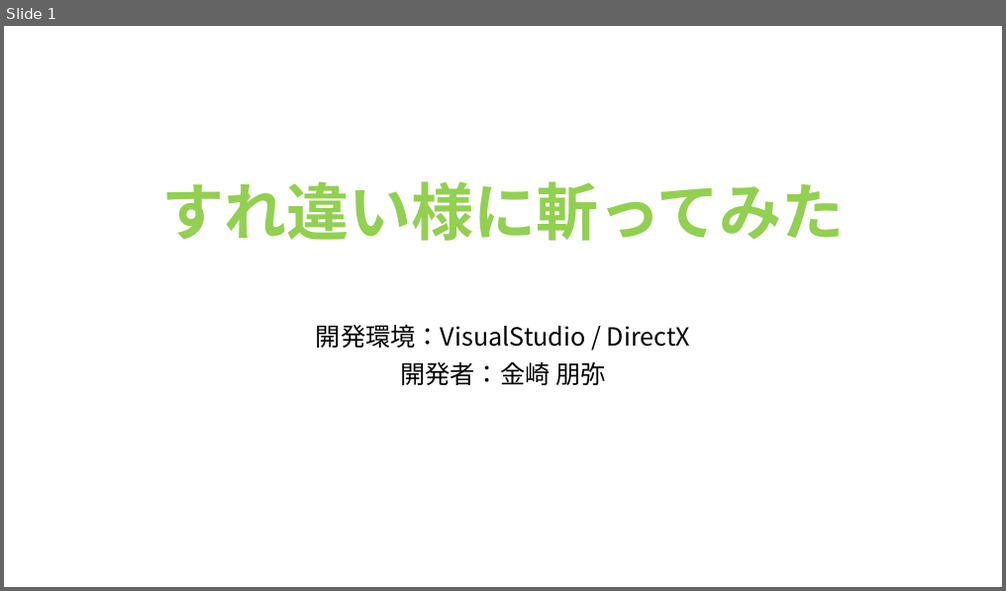
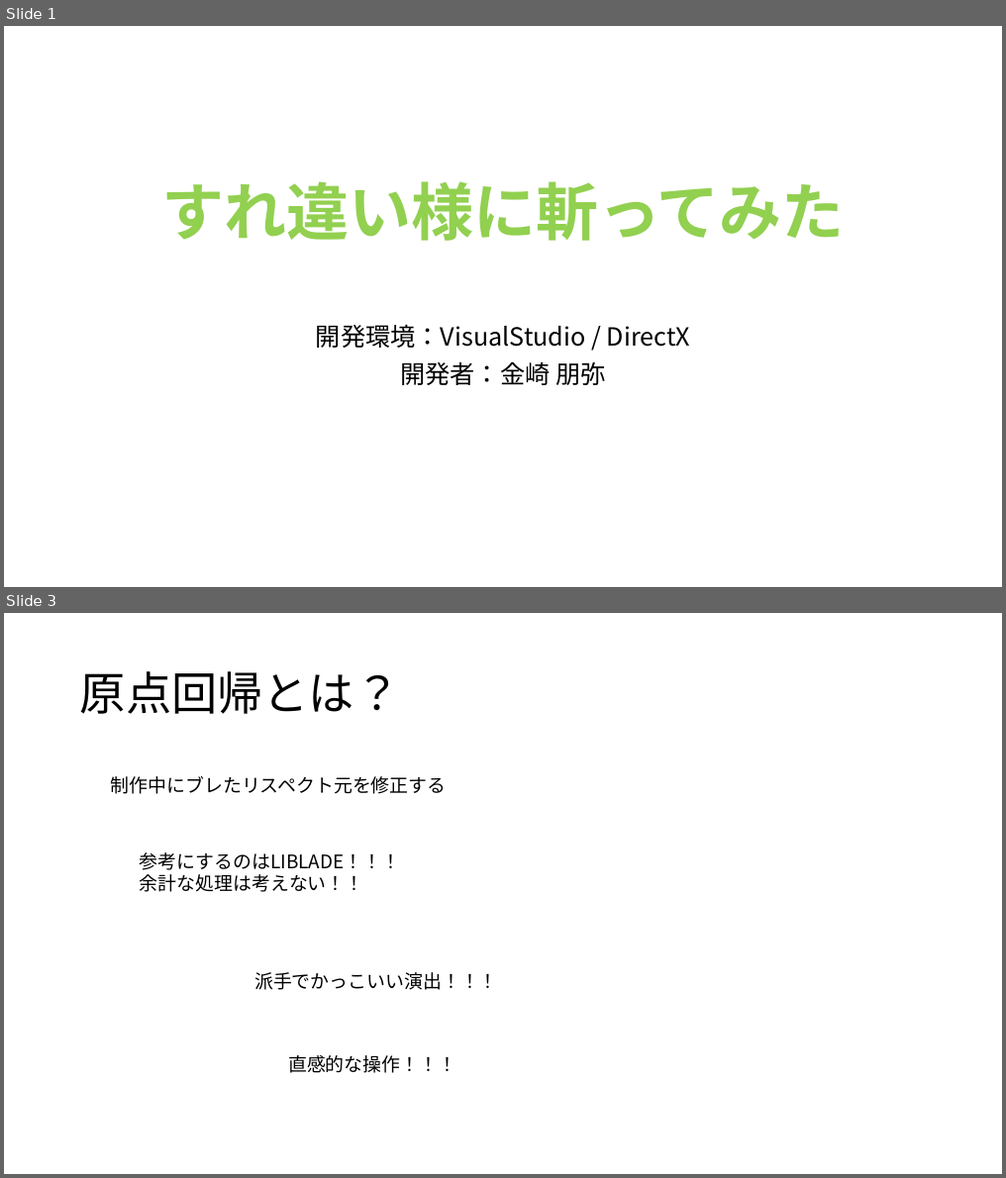
Before and after one commit to TomoyaKanazaki/Act_OneMonth, a slide deck: 企画系資料/企画書.pptx. Shown one above the other, each under a label of ours: slide 1 before the commit, slides 1 and 3 after it; the slides between them are not shown. The pictures are 1006x591 and 1006x1178 pixels, drawn with LibreOffice and Linux fonts; fonts in the diff are those of the drawing. Boxes give left, top, right and bottom in pixels: in the first picture for what was removed or moved away, otherwise in the second. Text is boxed around its words. In the diff, an @@ line names an element or a change of style, - is before the commit and + after.

```diff
--- a/企画系資料/企画書.pptx
+++ b/企画系資料/企画書.pptx
@@ slide 3 added at box(4, 613, 1002, 1174), background #FFFFFF @@
@@ title added at box(80, 671, 400, 714), 44 pt, text #000000 @@
+原点回帰とは？
@@ text added at box(111, 776, 447, 794), 18 pt, text #000000 @@
+制作中にブレたリスペクト元を修正する
@@ text added at box(140, 853, 400, 892), 18 pt, text #000000 @@
+参考にするのはLIBLADE！！！
+余計な処理は考えない！！
@@ text added at box(254, 972, 498, 990), 18 pt, text #000000 @@
+派手でかっこいい演出！！！
@@ text added at box(288, 1056, 456, 1073), 18 pt, text #000000 @@
+直感的な操作！！！
```
Also in this commit, not shown: 1 slide changed, 2 other slides added, 5 slides removed, 28 other files.
